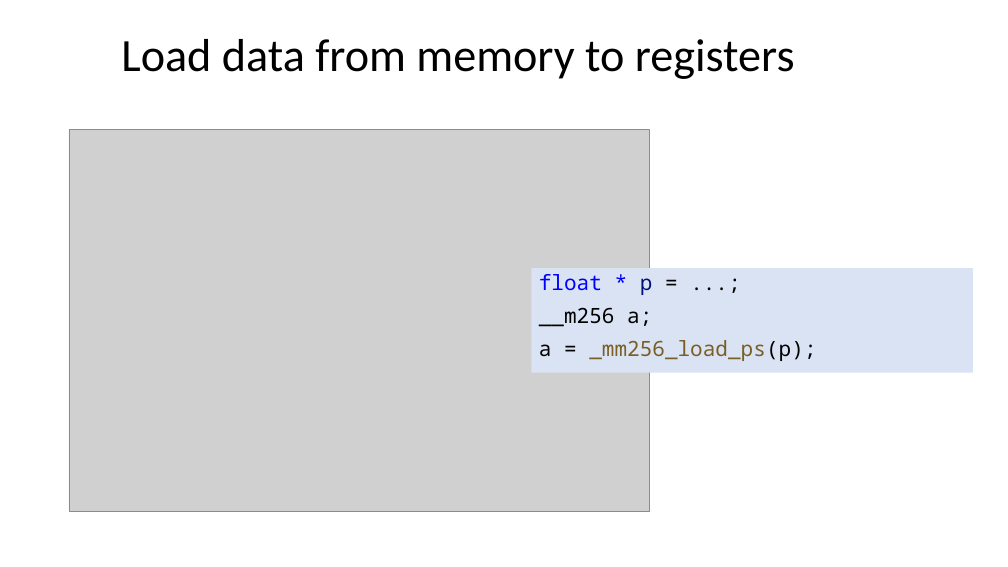
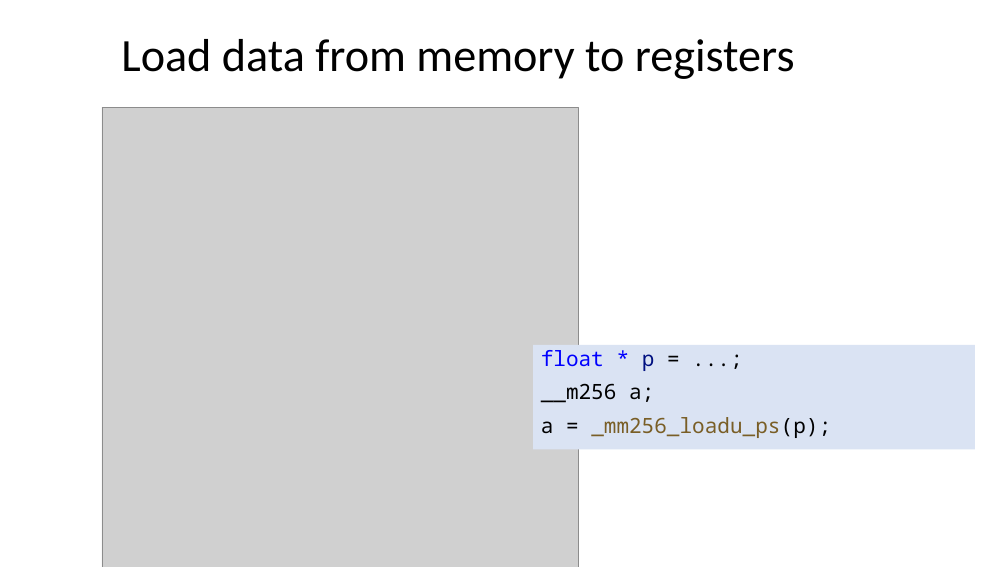
Before and after one commit to ShiqiYu/CPP, a slide deck: slide 5 of week08/Lab08.pptx. Drawn at 1008x567 pixels with LibreOffice and Linux fonts; fonts in the diff are those of the drawing; grey boxes stand for pictures; background and template pictures are left out. Boxes give left, top, right and bottom in pixels: in the first picture for what was removed or moved away, otherwise in the second. Text is boxed around its words. In the diff, an @@ line names an element or a change of style, - is before the commit and + after.

```diff
--- a/week08/Lab08.pptx
+++ b/week08/Lab08.pptx
@@ picture: place and size @@
-picture at box(69, 129, 650, 511)
+picture at box(102, 107, 578, 567)
@@ text "float * p = ...;": place and size @@
-text "float * p = ...;" at box(532, 268, 973, 373)
+text "float * p = ...;" at box(533, 345, 975, 449)
@@ text at box(541, 417, 831, 438): text changed @@
-a = _mm256_load_ps(p);
+a = _mm256_loadu_ps(p);
```
Also in this commit, not shown: 2 other slides changed, 2 other files.
